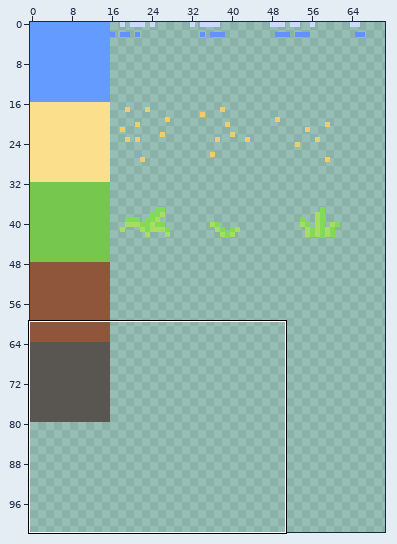
Sprite sheet: build/html5/tiles.png. Above, an overview of the earlier version with the close-up marked.
Close-up. As it was:
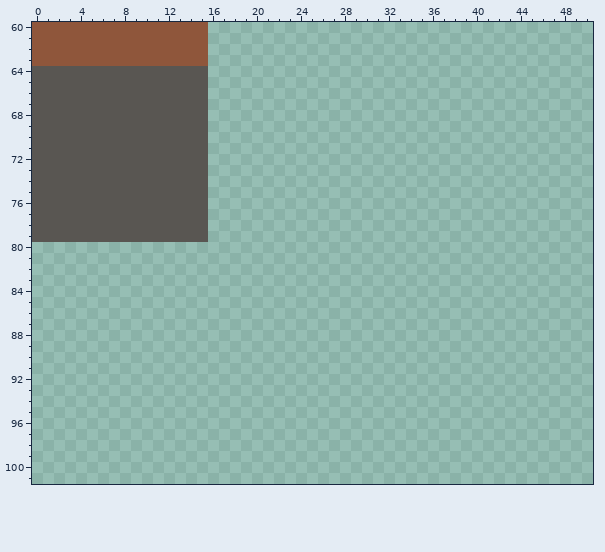
The file is 128x128 pixels. Shown: x 0..50, y 60..101. The wide view leaves out empty margins.
Now the later version:
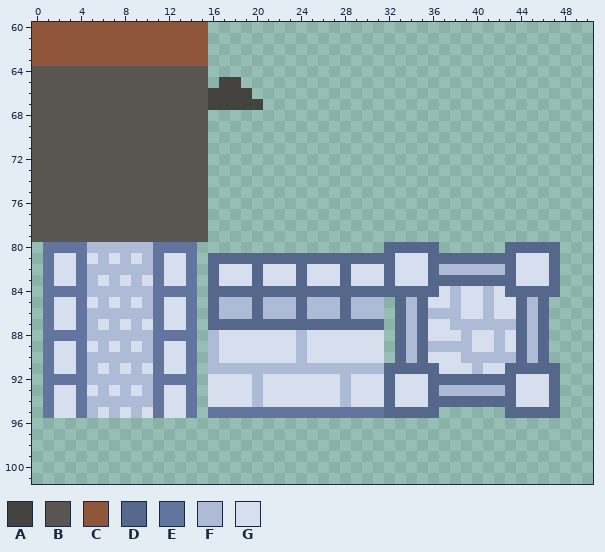
Palette (. is transparent): A #454340  B #595652  C #8f563b  D #55678b  E #61759e  F #adbbd7  G #d7dfef
Difference:
@@ x 14..22 @@
  64 BB.......
- 65 BB.......
- 66 BB.......
- 67 BB.......
+ 65 BB.AA....
+ 66 BBAAAA...
+ 67 BBAAAAA..
  68 BB.......
@@ x 0..50 @@
  79 BBBBBBBBBBBBBBBB...................................
- 80 ...................................................
- 81 ...................................................
- 82 ...................................................
- 83 ...................................................
- 84 ...................................................
- 85 ...................................................
- 86 ...................................................
- 87 ...................................................
- 88 ...................................................
- 89 ...................................................
- 90 ...................................................
- 91 ...................................................
- 92 ...................................................
- 93 ...................................................
- 94 ...................................................
- 95 ...................................................
+ 80 .EEEEFFFFFFEEEE.................DDDDD......DDDDD...
+ 81 .EGGEGFGFGFEGGE.DDDDDDDDDDDDDDDDDGGGDDDDDDDDGGGD...
+ 82 .EGGEFFFFFFEGGE.DGGGDGGGDGGGDGGGDGGGDFFFFFFDGGGD...
+ 83 .EGGEFGFGFGEGGE.DGGGDGGGDGGGDGGGDGGGDDDDDDDDGGGD...
+ 84 .EEEEFFFFFFEEEE.DDDDDDDDDDDDDDDDDDDDDGFGGFGDDDDD...
+ 85 .EGGEGFGFGFEGGE.DFFFDFFFDFFFDFFF.DFDGGFGGFGGDFD....
+ 86 .EGGEFFFFFFEGGE.DFFFDFFFDFFFDFFF.DFDFFFGGFGGDFD....
+ 87 .EGGEFGFGFGEGGE.DDDDDDDDDDDDDDDD.DFDGGFFFFFFDFD....
+ 88 .EEEEFFFFFFEEEE.FGGGGGGGFGGGGGGG.DFDGGGFGGFGDFD....
+ 89 .EGGEGFGFGFEGGE.FGGGGGGGFGGGGGGG.DFDFFFFGGFGDFD....
+ 90 .EGGEFFFFFFEGGE.FGGGGGGGFGGGGGGG.DFDGGGFFFFFDFD....
+ 91 .EGGEFGFGFGEGGE.FFFFFFFFFFFFFFFFDDDDDGGGFGGDDDDD...
+ 92 .EEEEFFFFFFEEEE.GGGGFGGGGGGGFGGGDGGGDDDDDDDDGGGD...
+ 93 .EGGEGFGFGFEGGE.GGGGFGGGGGGGFGGGDGGGDFFFFFFDGGGD...
+ 94 .EGGEFFFFFFEGGE.GGGGFGGGGGGGFGGGDGGGDDDDDDDDGGGD...
+ 95 .EGGEFGFGFGEGGE.EEEEEEEEEEEEEEEEDDDDD......DDDDD...
  96 ...................................................
Boxes around the changes in both close-ups, in picture pixels (x1, y1, x2, y2):
added: (208, 77, 263, 110)
added: (43, 242, 560, 418)
